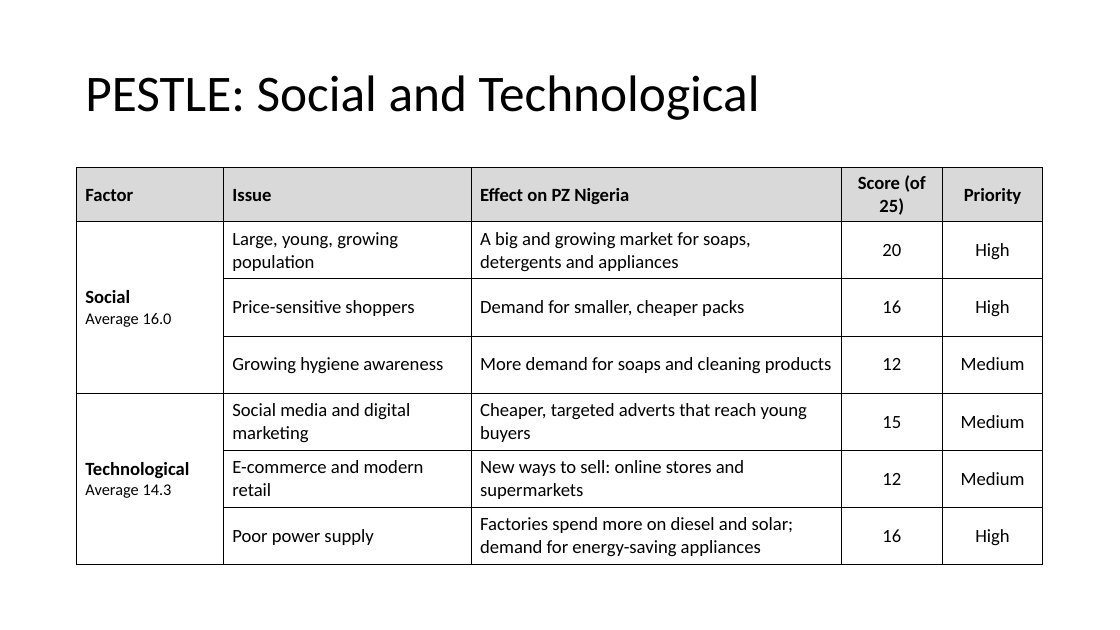
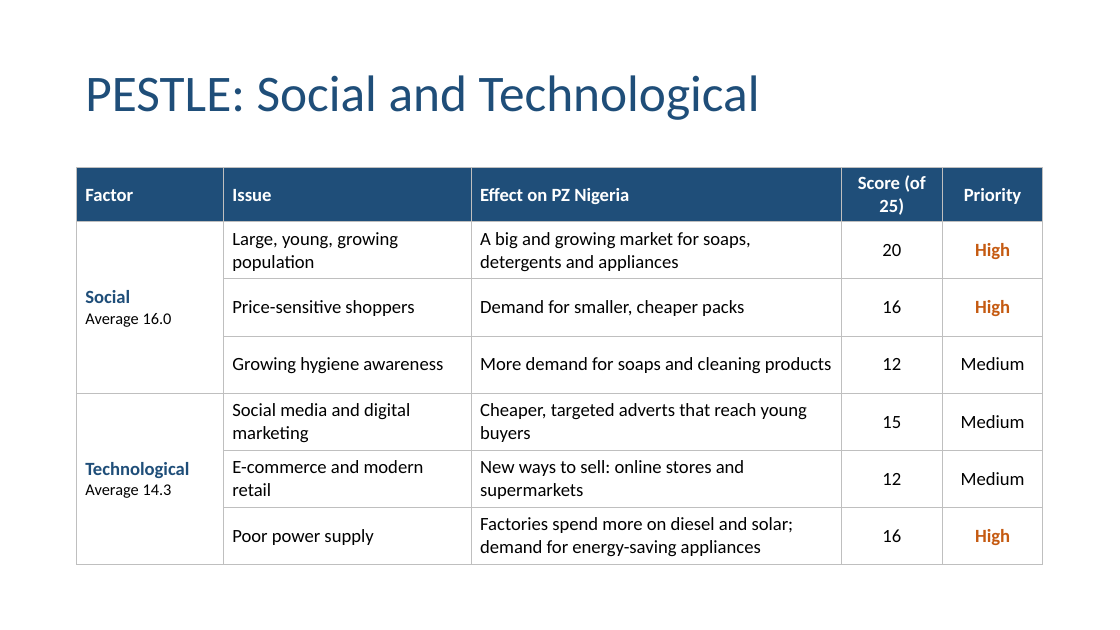
Before and after one commit to BadboyVee/BlackHoleeee, a slide deck: slide 4 of pz-analysis/PZ_Nigeria_Analysis.pptx. Drawn at 1120x630 pixels with LibreOffice and Linux fonts; fonts in the diff are those of the drawing. Boxes give left, top, right and bottom in pixels: in the first picture for what was removed or moved away, otherwise in the second. Text is boxed around its words. In the diff, an @@ line names an element or a change of style, - is before the commit and + after.

```diff
--- a/pz-analysis/PZ_Nigeria_Analysis.pptx
+++ b/pz-analysis/PZ_Nigeria_Analysis.pptx
@@ title "PESTLE: Social and Technological" at <box>85,75,760,120</box>: text colour #000000 to #1F4E79 @@
@@ table at <box>77,168,1044,560</box> @@
@@ fill #D9D9D9 to #1F4E79 in row 1 @@
@@ text colour #000000 to #FFFFFF in "Factor", "Issue", "Effect on PZ Nigeria", "Score (of 25)" and 1 more places @@
@@ text colour #000000 to #1F4E79 in "Social", "Technological" @@
@@ text colour #000000 to #C55A11, bold on in "High", "High", "High" @@
@@ borders changed @@
```
Also in this commit, not shown: 14 other slides changed, 3 other files.
